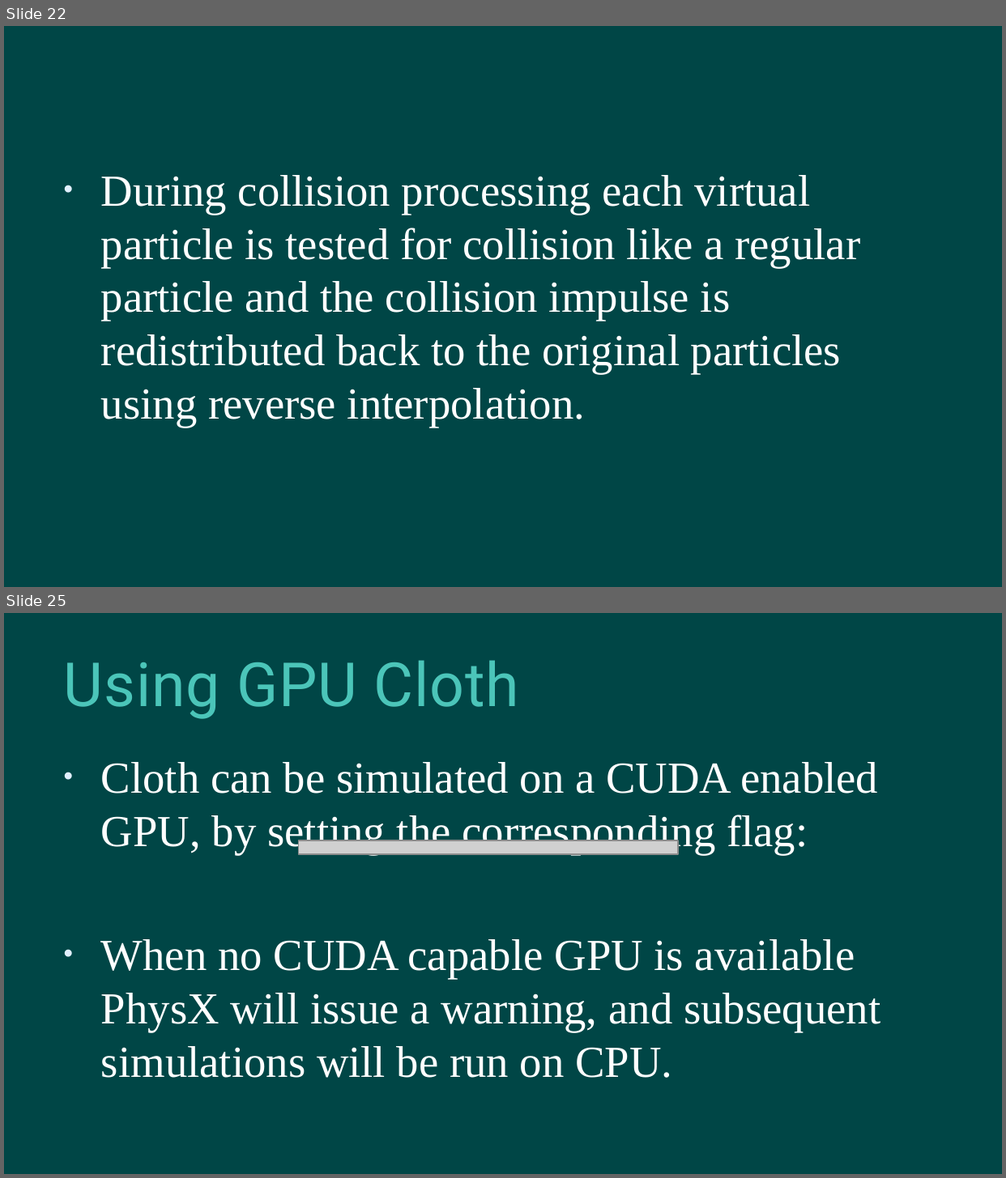
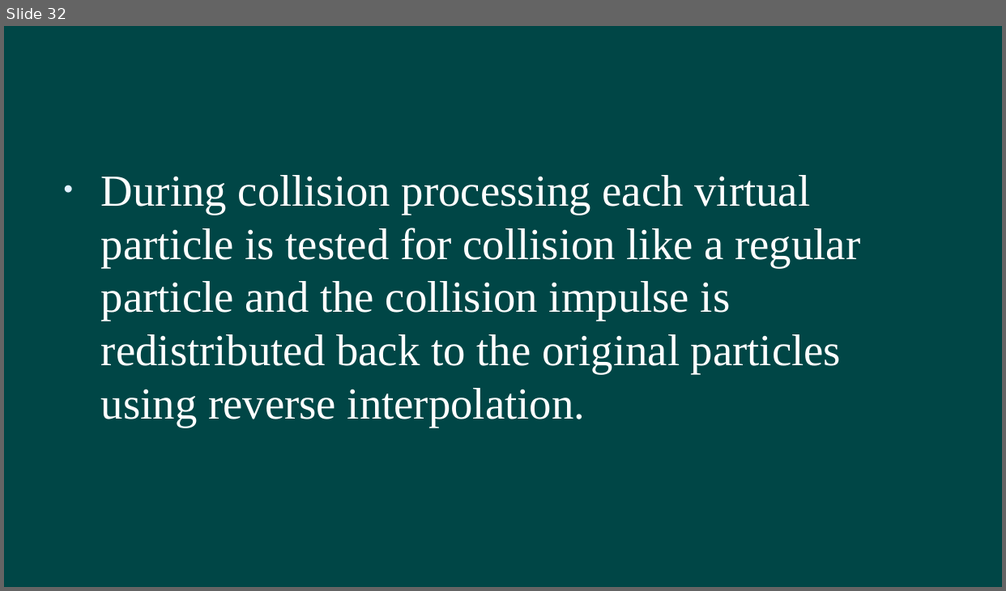
Before and after one commit to hanhonglei/Course_GamePhysics, a slide deck: Slides/9 布料 new/布料.pptx. Shown one above the other, each under a label of ours: slides 22 and 25 before the commit, slide 32 after it; the slides between them are not shown. The pictures are 1006x1178 and 1006x591 pixels, drawn with LibreOffice and Linux fonts; fonts in the diff are those of the drawing; grey boxes stand for pictures; background and template pictures are left out. Boxes give left, top, right and bottom in pixels: in the first picture for what was removed or moved away, otherwise in the second. Text is boxed around its words. In the diff, an @@ line names an element or a change of style, - is before the commit and + after.

```diff
--- a/Slides/9 布料 new/布料.pptx
+++ b/Slides/9 布料 new/布料.pptx
@@ slide 25 removed at (4, 613, 1002, 1174), background #004646 @@
@@ title removed at (64, 660, 520, 719) @@
-Using GPU Cloth
@@ text removed at (101, 762, 880, 1078) @@
-• Cloth can be simulated on a CUDA enabled GPU, by setting the corresponding flag:
-• When no CUDA capable GPU is available PhysX will issue a warning, and subsequent simulations will be run on CPU.
@@ picture removed at (298, 841, 678, 854) @@
@@ what was slide 22 is now slide 32 @@
```
Also in this commit, not shown: 4 slides changed, 11 slides added, 1 other slide removed, 13 other files.
